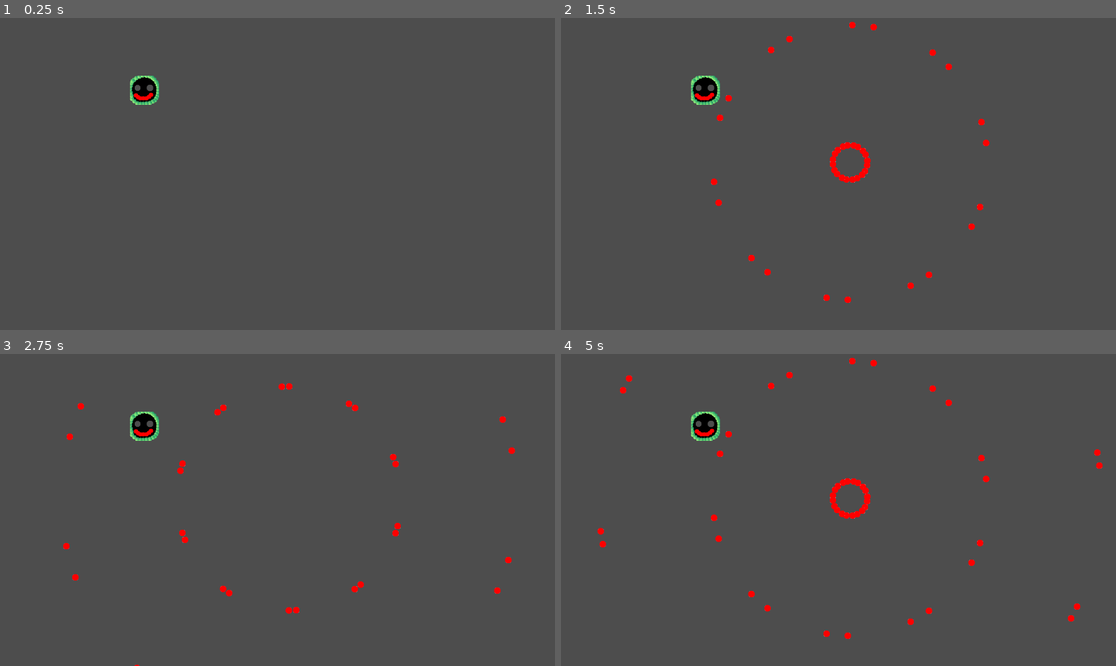
Above: before the commit, frames 1-4 (two rows, left to right).
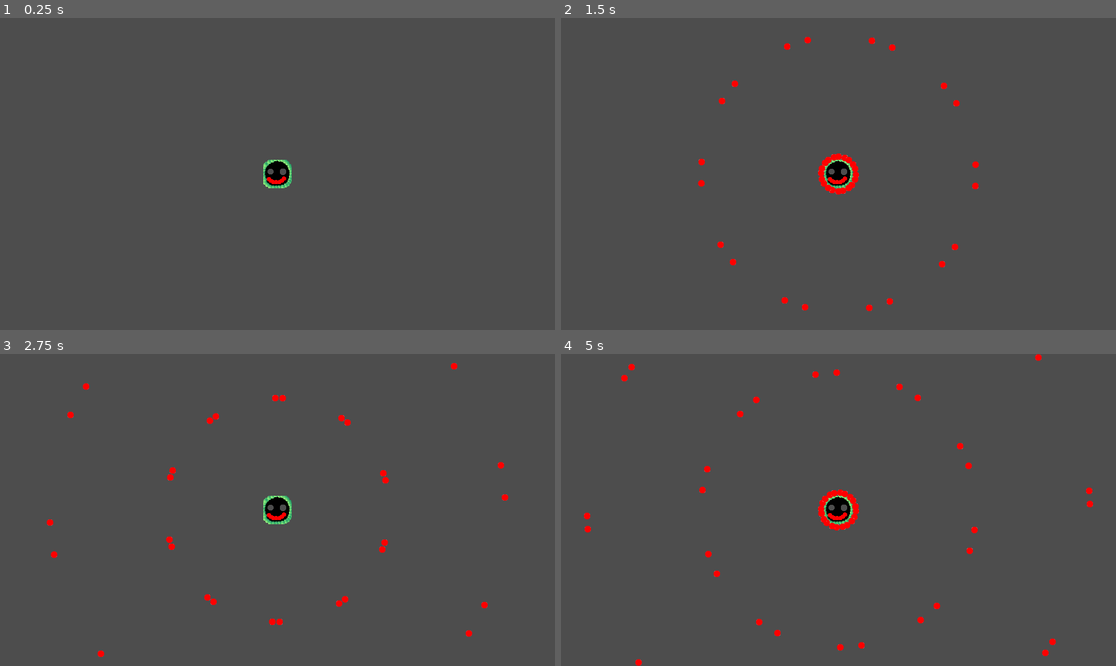
Above: after the commit, the same moments.

Repository: Antoine-Lagache/GameJam_2025
Game: Godot game, scene res://scene/mechant.tscn
The game is run twice, just before and just after one commit, with the same random seed, the same clock (stepped at 60 frames per second) and the same inputs. This scene is started directly instead of the project's main scene.
Inputs:
- Up to frame 1 (0.25 s): no input
- Up to frame 2 (1.5 s): tap Enter at 0.5 s; hold Right (right) 0.53-1.28 s; hold Down (down) from 1.28 s (still down)
- Up to frame 3 (2.75 s): release Down (down) at 2.03 s; hold Right (right) from 2.03 s (still down)
- Up to frame 4 (5 s): release Right (right) at 2.78 s; hold Up (up) 2.78-3.53 s; hold Left (left) from 3.53 s (still down)

The runs differ from the first frame. In frame 1, 0.8% of the frame differs, in the area x 23-53%, y 18-55%; in frame 2, 2.2%; in frame 3, 2.1%; in frame 4, 2.6%, in the area x 4-98%, y 0-100%.

Commit message:
full coverage

Diff:
--- a/gamejame/script/mechant.gd
+++ b/gamejame/script/mechant.gd
@@ -3,27 +3,25 @@
 
 @onready var bullet = load("res://scene/bullet.tscn")
 
-var angle = 0
 
 func _ready():
-	position = Vector2(500, 250)
+	var screen = DisplayServer.screen_get_size()
+	position = Vector2(screen.x/2, screen.y/2)
 
 func _physics_process(delta: float) -> void:
 	pass
 
 
 func _on_timer_timeout() -> void:
-	angle = angle + 2 * PI / 25
+	var angle = randf_range(0, 2 * PI)
 	for i in range(10):
 		var new_bullet = bullet.instantiate()
-		new_bullet.global_position = global_position
 		new_bullet.speed = 10
 		new_bullet.direction =  2 * PI / 10 * i + angle
 		new_bullet.angular_velocity = 0.01
 		add_child(new_bullet)
 	for i in range(10):
 		var new_bullet = bullet.instantiate()
-		new_bullet.global_position = global_position
 		new_bullet.speed = 10
 		new_bullet.direction =  2 * PI / 10 * (i + 0.5) + angle
 		new_bullet.angular_velocity = - 0.01
